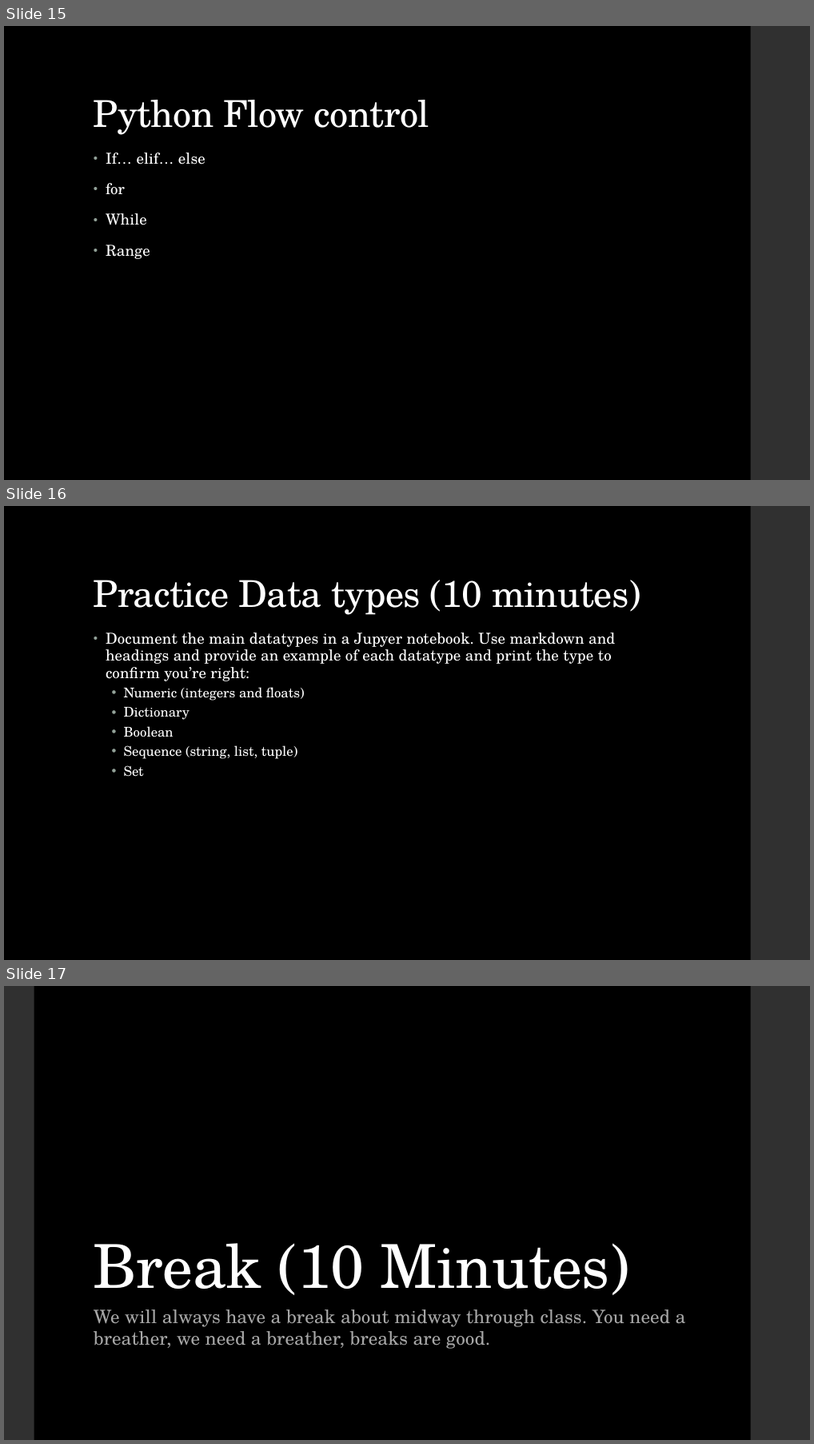
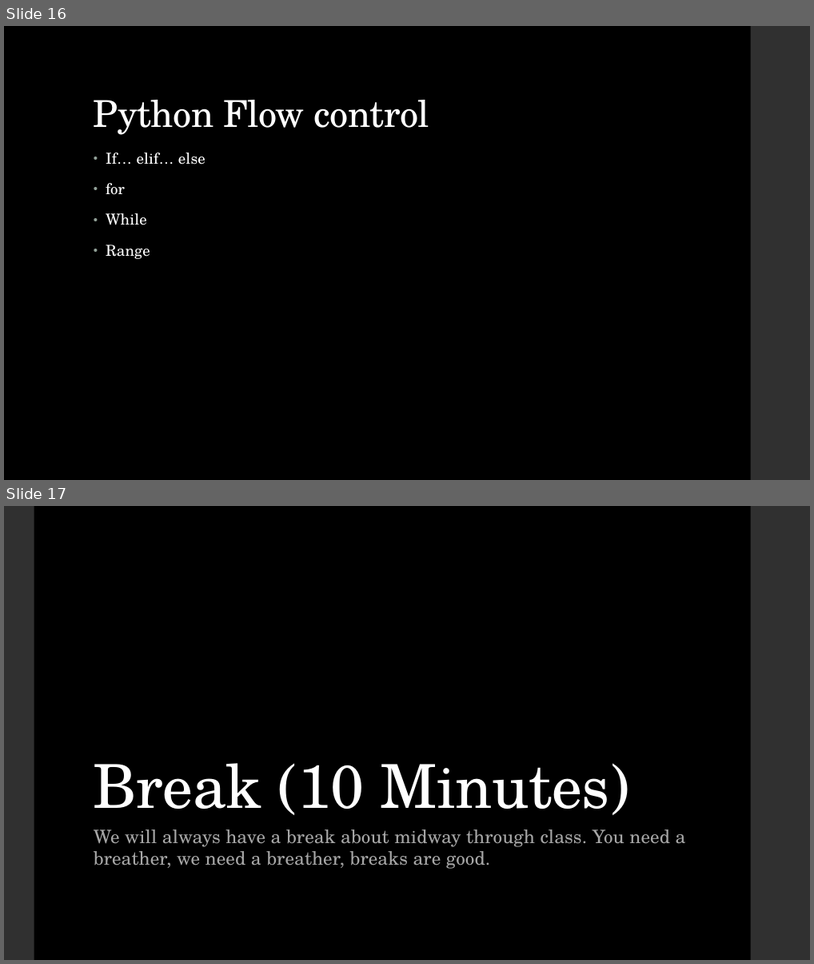
Before and after one commit to LaunchCoderGirlSTL/Data-Science-Assignments, a slide deck: course_material/week_02/week_02_presentation.pptx. Shown one above the other, each under a label of ours: slides 15, 16 and 17 before the commit, slides 16 and 17 after it. The pictures are 814x1444 and 814x964 pixels, drawn with LibreOffice and Linux fonts; fonts in the diff are those of the drawing. Boxes give left, top, right and bottom in pixels: in the first picture for what was removed or moved away, otherwise in the second. Text is boxed around its words. In the diff, an @@ line names an element or a change of style, - is before the commit and + after.

```diff
--- a/course_material/week_02/week_02_presentation.pptx
+++ b/course_material/week_02/week_02_presentation.pptx
@@ slide 16 removed at [4, 506, 810, 960], background #000000; not listed: 1 template element that a slide beside it also shows @@
@@ title removed at [94, 580, 642, 615] @@
-Practice Data types (10 minutes)
@@ text removed at [106, 632, 615, 776] @@
-• Document the main datatypes in a Jupyer notebook. Use markdown and headings and provide an example of each datatype and print the type to confirm you’re right:
-  • Numeric (integers and floats)
-  • Dictionary
-  • Boolean
-  • Sequence (string, list, tuple)
-  • Set
@@ what was slide 15 is now slide 16 @@
```
Also in this commit, not shown: 4 slides changed, 1 slide added, 3 other files.
